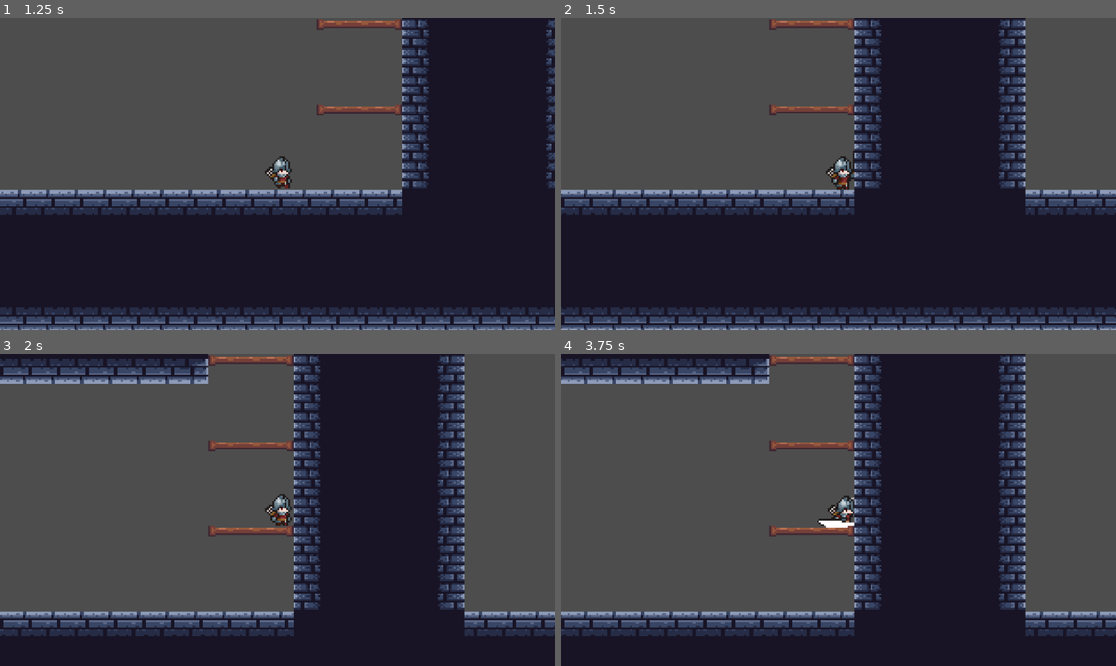
Above: before the commit, frames 1-4 (two rows, left to right).
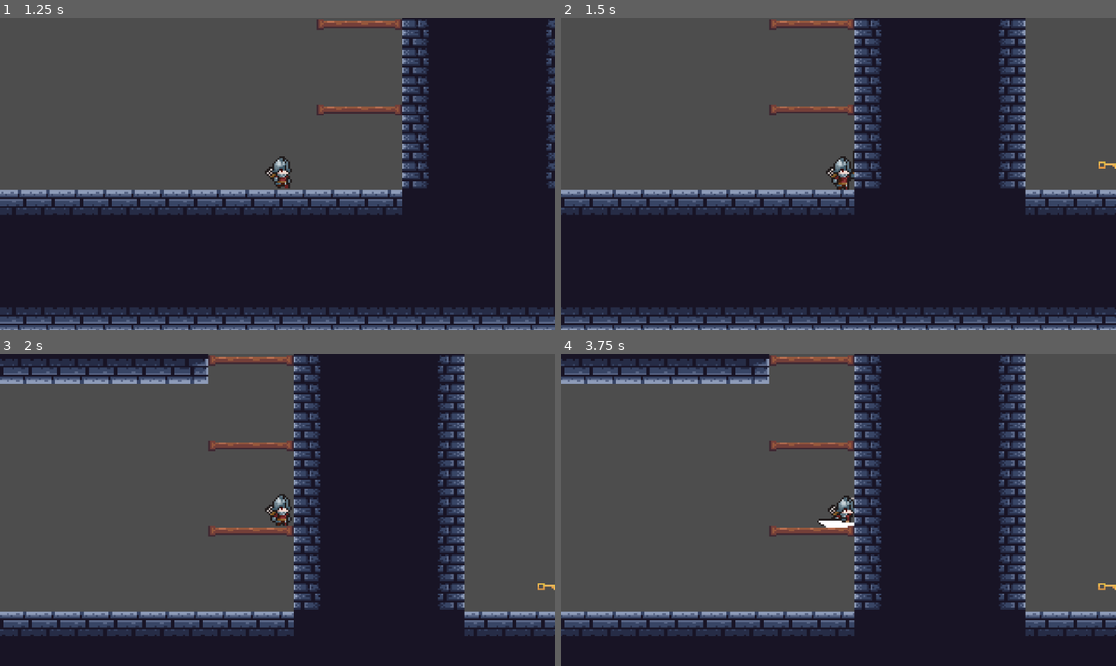
Above: after the commit, the same moments.

Repository: Roonaldo100/GameDev
Game: Godot game, scene res://Assets/Scenes/gameplay.tscn
Same seed, same stepped clock (60 frames per second), same inputs: the game is played once before the commit and once after it.
Inputs:
- Up to frame 1 (1.25 s): tap Enter (ui_accept) at 0.5, 0.77 s; hold Right (ui_right) from 0.53 s (still down); hold Z (sword) from 0.53 s (still down)
- Up to frame 2 (1.5 s): keep holding Right (ui_right); release Z (sword) at 1.28 s; tap Z (sword) at 1.35 s
- Up to frame 3 (2 s): keep holding Right (ui_right); tap Enter (ui_accept) at 1.52 s
- Up to frame 4 (3.75 s): release Right (ui_right) at 2.03 s; hold Left (ui_left) 2.03-2.78 s; hold Z (sword) 2.03-2.78 s; hold Right (ui_right) from 2.78 s (still down); tap Z (sword) at 2.85 s; tap Enter (ui_accept) at 3.02 s; hold Z (sword) from 3.53 s (still down)

Frame 1 is identical in both runs. In frame 2, less than 0.1% of the frame differs, in the area x 96-100%, y 45-49%; in frame 3, less than 0.1%; in frame 4, less than 0.1%, in the area x 96-100%, y 73-76%.

Commit message:
keys now open doors

Diff:
--- a/Assets/Scenes/AreaFunctionality/area_template.tscn
+++ b/Assets/Scenes/AreaFunctionality/area_template.tscn
@@ -1,6 +1,7 @@
-[gd_scene load_steps=6 format=3 uid="uid://dt28rtp7lwtq0"]
+[gd_scene load_steps=7 format=3 uid="uid://dt28rtp7lwtq0"]
 
 [ext_resource type="Texture2D" uid="uid://dbyuj80y3g1ry" path="res://Assets/Sprites/Dungeon Tile Set.png" id="1_uidp5"]
+[ext_resource type="PackedScene" uid="uid://5wegqpkg3paw" path="res://Assets/Scenes/key.tscn" id="3_apmb3"]
 [ext_resource type="PackedScene" uid="uid://beiayc2c170b" path="res://Assets/Scenes/AreaFunctionality/door.tscn" id="3_voxrf"]
 
 [sub_resource type="TileSetAtlasSource" id="TileSetAtlasSource_3uyhe"]
@@ -248,4 +249,5 @@
 [node name="PlayerStartPosition" type="Node2D" parent="." groups=["player_start_position"]]
 position = Vector2(-46, -67)
 
-[connection signal="body_entered" from="TileMap2/@Area2D@50269" to="TileMap2/@Area2D@50269" method="_on_body_entered"]
+[node name="Key" parent="." instance=ExtResource("3_apmb3")]
+position = Vector2(-34, -56)
--- a/Assets/Scenes/AreaFunctionality/door.tscn
+++ b/Assets/Scenes/AreaFunctionality/door.tscn
@@ -6,7 +6,7 @@
 [sub_resource type="RectangleShape2D" id="RectangleShape2D_tdxg0"]
 size = Vector2(12, 28)
 
-[node name="Door" type="Area2D"]
+[node name="Door" type="Area2D" groups=["area_exits"]]
 z_index = -1
 position = Vector2(0, 10)
 script = ExtResource("1_3ka2f")
--- a/Assets/Scenes/Areas/area_1.tscn
+++ b/Assets/Scenes/Areas/area_1.tscn
@@ -15,4 +15,7 @@
 [node name="Enemy" parent="." index="2" instance=ExtResource("2_3uyhe")]
 position = Vector2(8, -288)
 
+[node name="Key" parent="." index="3"]
+position = Vector2(400, -64)
+
 [connection signal="body_entered" from="TileMap2/Door" to="TileMap2/Door" method="_on_body_entered"]
--- /dev/null
+++ b/Assets/Scenes/key.gd
@@ -0,0 +1,8 @@
+extends Area2D
+
+
+
+
+func _on_body_entered(body: Node2D) -> void:
+	GameManager.add_key()
+	queue_free()
--- /dev/null
+++ b/Assets/Scenes/key.tscn
@@ -0,0 +1,21 @@
+[gd_scene load_steps=4 format=3 uid="uid://5wegqpkg3paw"]
+
+[ext_resource type="Texture2D" uid="uid://dbyuj80y3g1ry" path="res://Assets/Sprites/Dungeon Tile Set.png" id="1_3yj23"]
+[ext_resource type="Script" uid="uid://d2abq7n2gscd4" path="res://Assets/Scenes/key.gd" id="1_yxrlq"]
+
+[sub_resource type="RectangleShape2D" id="RectangleShape2D_yxrlq"]
+size = Vector2(13, 4)
+
+[node name="Key" type="Area2D"]
+script = ExtResource("1_yxrlq")
+
+[node name="Sprite2D" type="Sprite2D" parent="."]
+texture = ExtResource("1_3yj23")
+region_enabled = true
+region_rect = Rect2(176, 144, 16, 16)
+
+[node name="CollisionShape2D" type="CollisionShape2D" parent="."]
+position = Vector2(-0.5, 2)
+shape = SubResource("RectangleShape2D_yxrlq")
+
+[connection signal="body_entered" from="." to="." method="_on_body_entered"]
--- a/Assets/Scripts/door.gd
+++ b/Assets/Scripts/door.gd
@@ -1,7 +1,7 @@
 extends Area2D
 class_name AreaExit
 
-var is_open = true
+var is_open = false
 
 func _ready():
 	pass
--- a/Assets/Scripts/enemy_controller.gd
+++ b/Assets/Scripts/enemy_controller.gd
@@ -5,10 +5,10 @@
 @export var edge_ray: RayCast2D
 @export var wall_ray: RayCast2D
 @export var direction: int = 1  # 1 = right, -1 = left
-@export var animator: Node2D  # reference to EnemyAnimator, not AnimationPlayer
+@export var animator: Node2D
 
 var speed_multiplier: float = 30.0
-var HP: int = 10
+var HP: int = 20
 var edge_cooldown: float = 0.0  # Prevent rapid direction switching
 
 func _physics_process(delta: float) -> void:
--- a/Assets/Scripts/game_manager.gd
+++ b/Assets/Scripts/game_manager.gd
@@ -5,6 +5,9 @@
 var area_path = "res://Assets/Scenes/Areas/"
 var area_container : Node2D
 var player: PlayerController
+var HP: int = 10
+var keys: int = 0
+var keys_required: int = 1
 
 func _ready():
 	#Allow global access of base of gameplay for persistence
@@ -36,3 +39,9 @@
 	#Allows for player to not be manually put into each scene
 	var player_start_pos = get_tree().get_first_node_in_group("player_start_position") as Node2D
 	player.teleport_to_location(player_start_pos.position)
+
+func add_key():
+	keys += 1
+	if keys >= keys_required:
+		var door = get_tree().get_first_node_in_group("area_exits") as AreaExit
+		door.open()
--- a/Assets/Scripts/player_controller.gd
+++ b/Assets/Scripts/player_controller.gd
@@ -7,11 +7,12 @@
 
 var speed_multiplier = 30
 var jump_multiplier = -30
-var direction = 1
+var direction = 1 #can be 0, unlike facing
 var facing = 1
-var sword_attacking = false
-var sword_attack_timer : float = 0.0
-var sword_attack_time : float = 0.5
+#Sword vars
+var sword_attacking = false #Set to true on attack press
+var sword_attack_timer : float = 0.0 #timer for sword collision active
+var sword_attack_time : float = 0.5 #Max time sword collision is active
 var sword_hit_registered = false
 var sword_damage = 10
 
@@ -24,7 +25,7 @@
 	else:
 		set_collision_mask_value(3, true)
 
-	if event.is_action_pressed("sword") and not sword_attacking:
+	if event.is_action_pressed("sword") and not sword_attacking: #prevent call to if already attacking
 		sword_attacking = true
 		sword_attack_timer = sword_attack_time
 		sword_hit_registered = false  # reset hit flag for new swing
Not shown, added: Assets/Scenes/key.gd.uid
